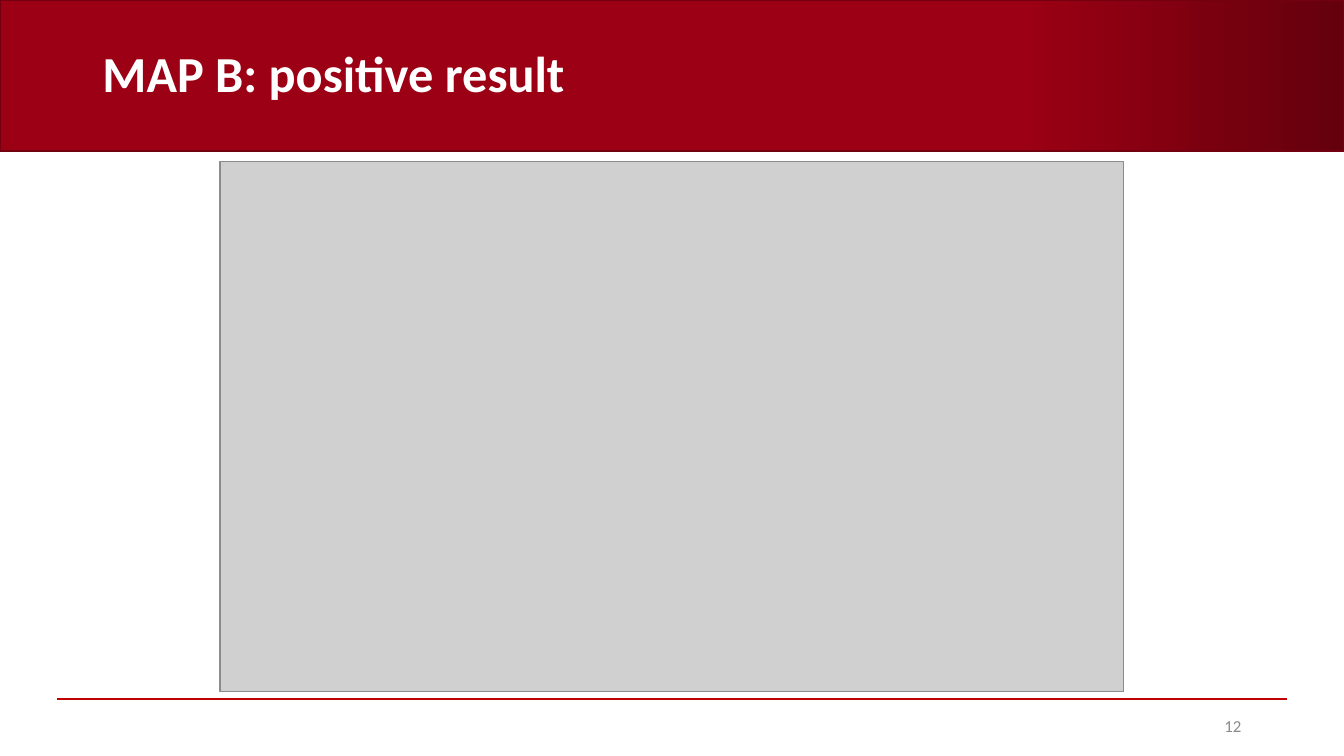
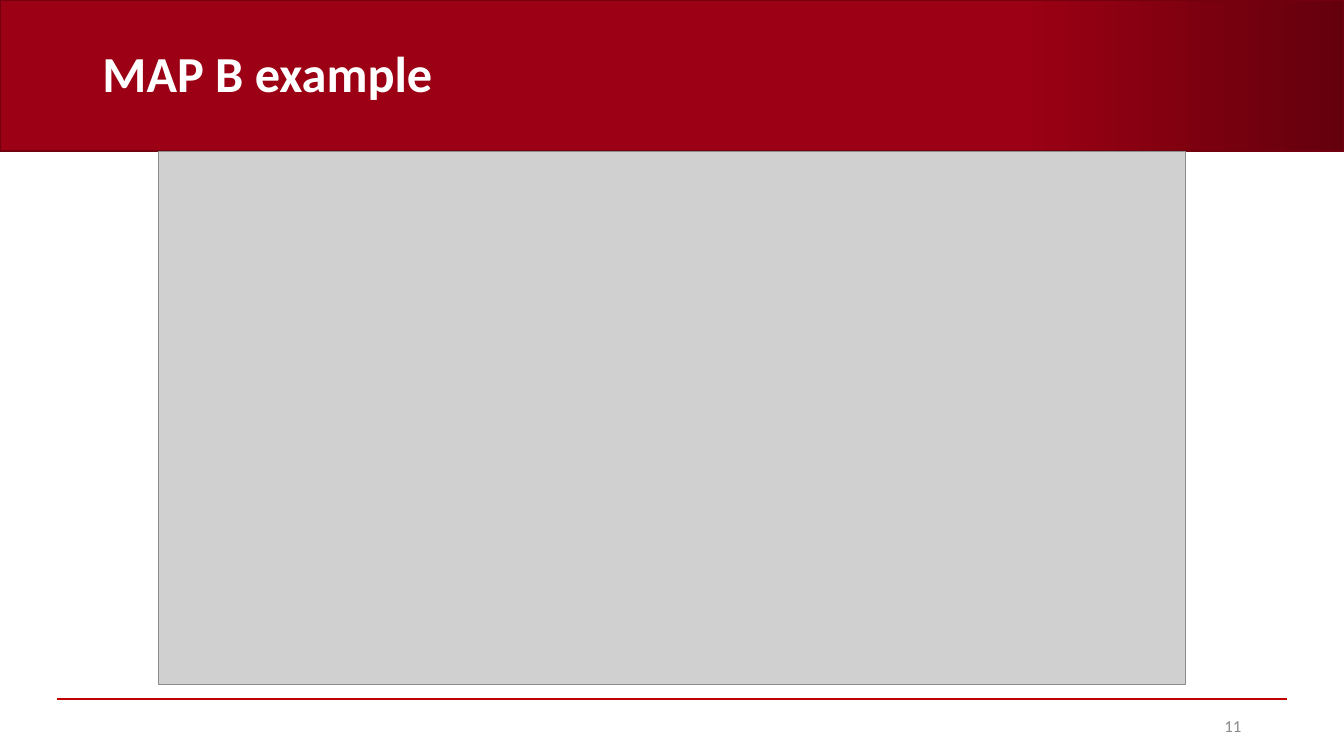
Before and after one commit to AndreaCorrado00/Tesi_magistrale_Corrado_Andrea, a slide deck: slide 11 of Documentation/7. Envelope analysis.pptx (slide 12 before the commit). Drawn at 1344x756 pixels with LibreOffice and Linux fonts; fonts in the diff are those of the drawing; grey boxes stand for pictures; background and template pictures are left out. Boxes give left, top, right and bottom in pixels: in the first picture for what was removed or moved away, otherwise in the second. Text is boxed around its words. In the diff, an @@ line names an element or a change of style, - is before the commit and + after.

Commit message:
KB improved results

```diff
--- a/Documentation/7. Envelope analysis.pptx
+++ b/Documentation/7. Envelope analysis.pptx
@@ title at [102,56,432,100]: text changed @@
-MAP B: positive result
+MAP B example
@@ picture: place and size @@
-picture at [220,161,1124,692]
+picture at [158,151,1186,685]
@@ page number at [1224,721,1241,732]: text changed @@
-12
+11
```
Also in this commit, not shown: 18 other slides changed, 11 slides added, 4 slides removed.
